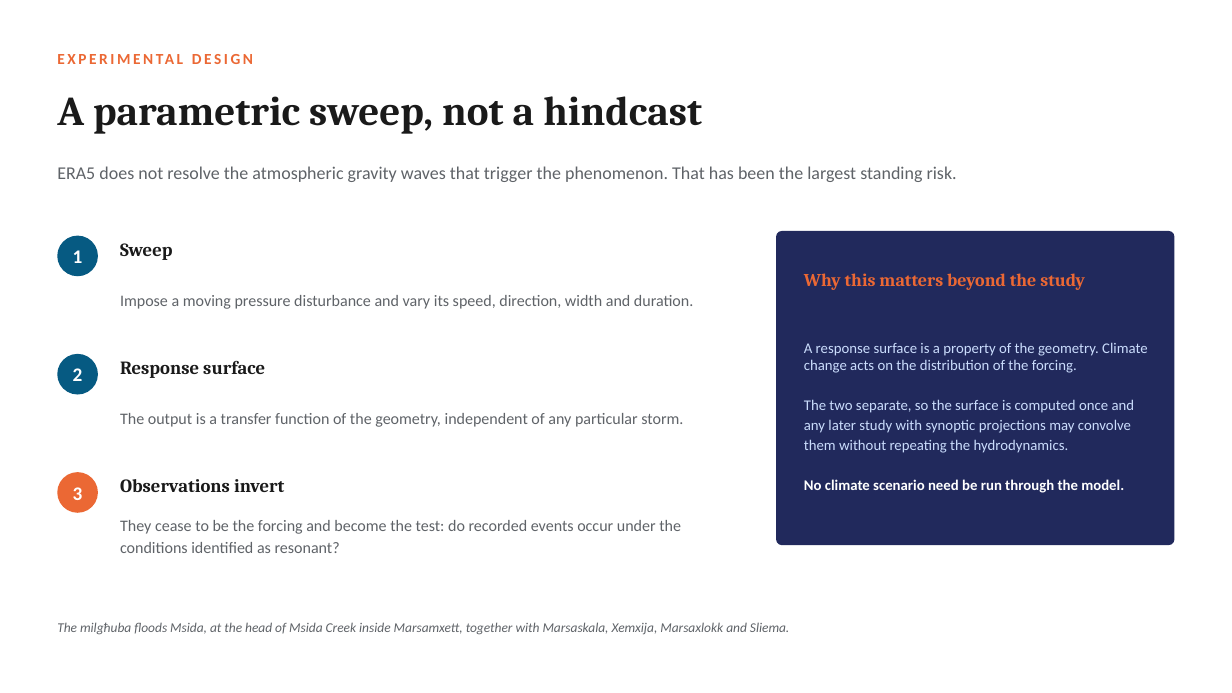
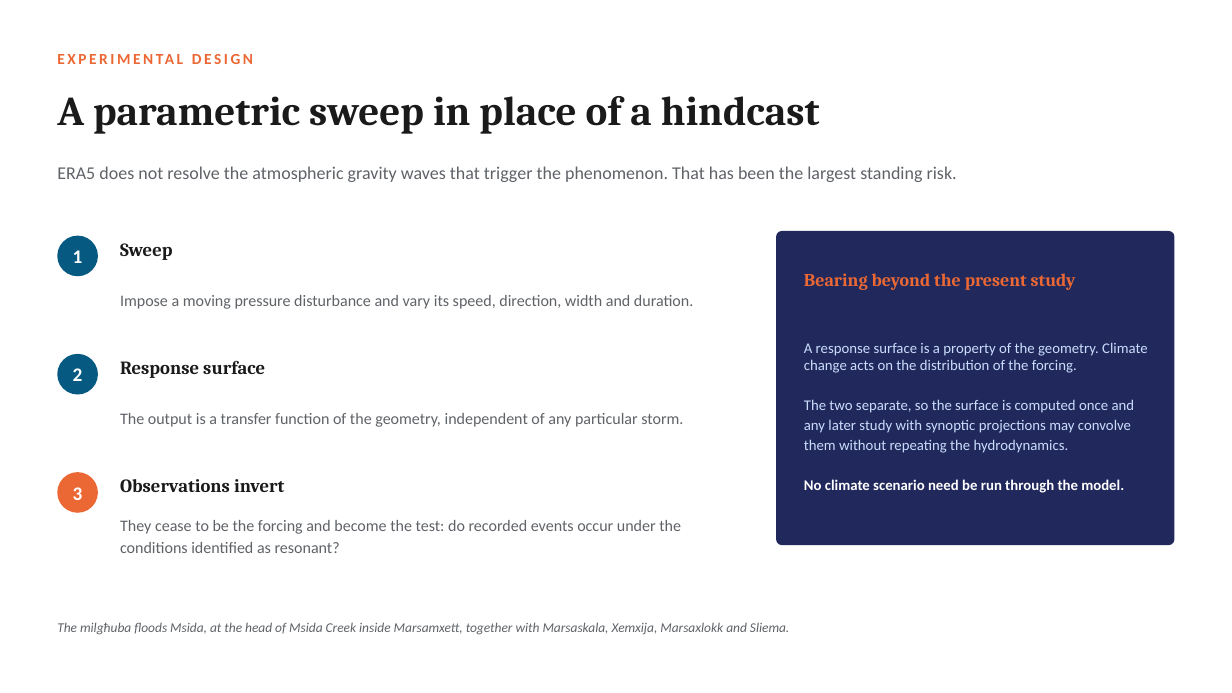
Before and after one commit to cicero-martins/MaltaDT, a slide deck: slide 9 of docs/valletta_model_concept_2026-09-25.pptx. Drawn at 1232x693 pixels with LibreOffice and Linux fonts; fonts in the diff are those of the drawing. Boxes give left, top, right and bottom in pixels: in the first picture for what was removed or moved away, otherwise in the second. Text is boxed around its words. In the diff, an @@ line names an element or a change of style, - is before the commit and + after.

```diff
--- a/docs/valletta_model_concept_2026-09-25.pptx
+++ b/docs/valletta_model_concept_2026-09-25.pptx
@@ text at bbox=[57, 96, 820, 134]: text changed @@
-A parametric sweep, not a hindcast
+A parametric sweep in place of a hindcast
@@ text at bbox=[804, 273, 1076, 290]: text changed @@
-Why this matters beyond the study
+Bearing beyond the present study
```
Also in this commit, not shown: 8 other slides changed, 3 other files.
